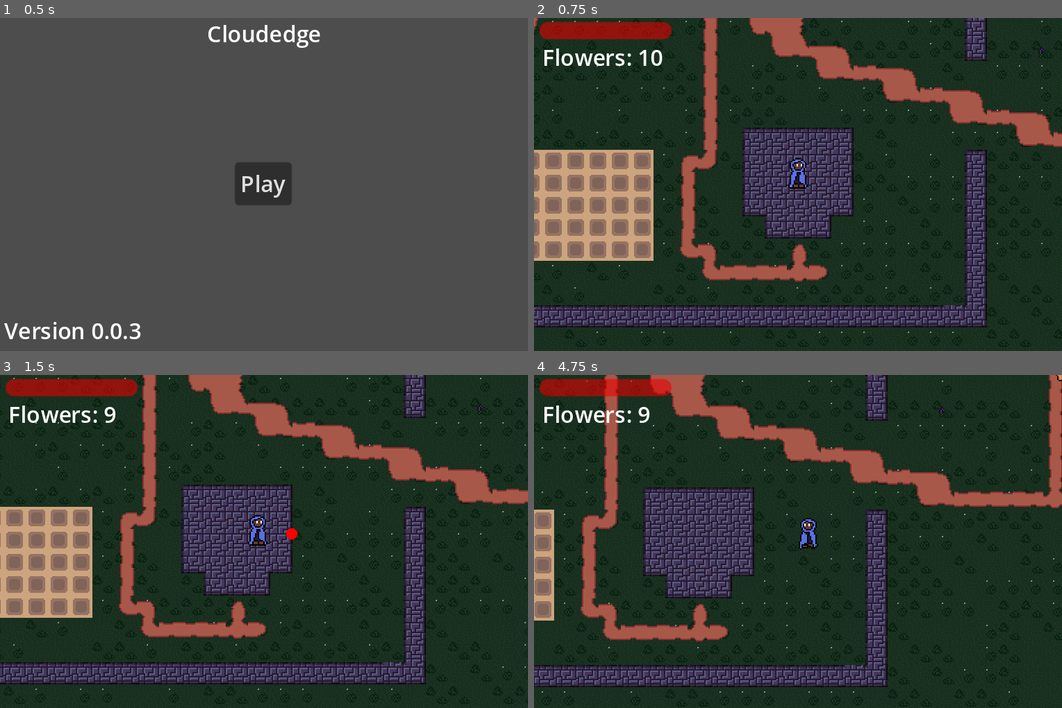
Above: before the commit, frames 1-4 (two rows, left to right).
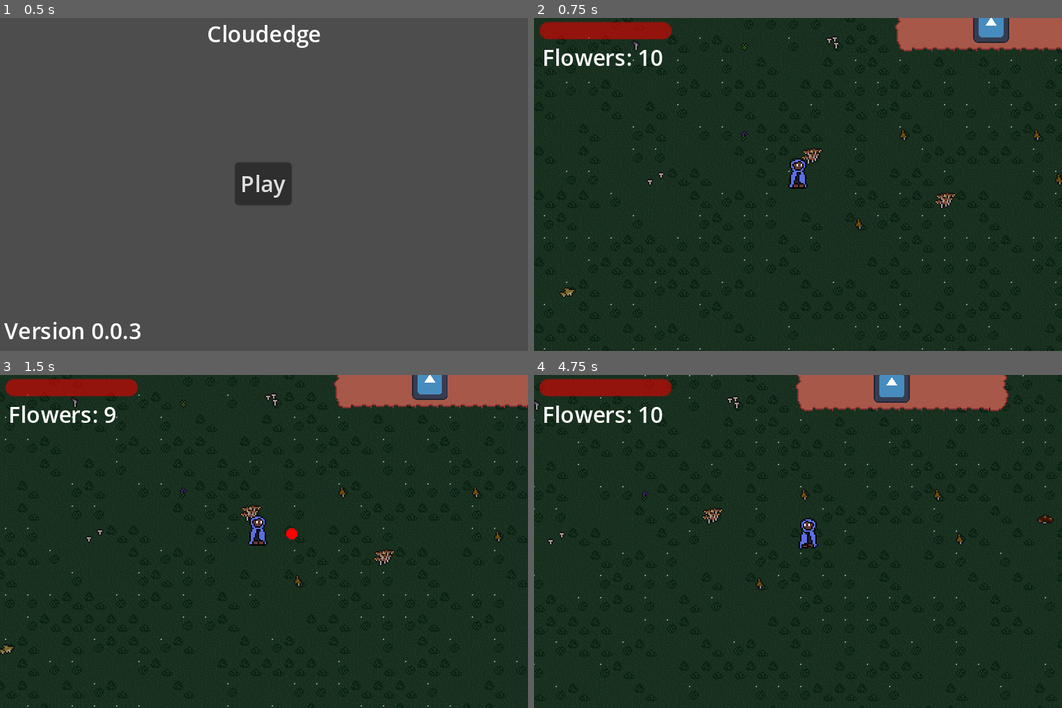
Above: after the commit, the same moments.

Repository: quellus/Mycoflora
Game: Godot game, scene res://scenes/main.tscn
Same seed, same stepped clock (60 frames per second), same inputs: the game is played once before the commit and once after it. The engine's default icon, where the game draws it, is replaced by a stand-in: a white triangle on a blue panel in a dark square.
Inputs (mouse positions are in pixels of both pictures, inside the frame that each line leads up to):
- Up to frame 1 (0.5 s): no input
- Up to frame 2 (0.75 s): click "Play" at 0.5 s
- Up to frame 3 (1.5 s): tap Enter at 1.25 s; move the mouse to (380, 524) at 1.27 s; press the mouse at (380, 524) at 1.28 s; hold D (right) from 1.28 s (still down)
- Up to frame 4 (4.75 s): move the mouse to (692, 558) at 2.02 s; release D (right) at 2.03 s; release the mouse at (692, 558) at 2.03 s; hold S (down) 2.03-2.78 s; tap E (interact) at 2.1 s; move the mouse to (850, 468) at 2.77 s; hold D (right) 2.78-3.53 s; hold Q (swap_weapons) 2.78-3.53 s; move the mouse to (771, 608) at 3.52 s; hold W (up) 3.53-4.28 s; click (771, 608) at 3.6 s; move the mouse to (956, 591) at 4.27 s; hold A (left) from 4.28 s (still down); hold E (interact) from 4.28 s (still down)

Frame 1 is identical in both runs. In frame 2, 29% of the frame differs, in the area x 0-100%, y 0-100%; in frame 3, 28%; in frame 4, 25%.

Commit message:
Made the boss more terrifying

Diff:
--- a/scenes/boss.tscn
+++ b/scenes/boss.tscn
@@ -38,7 +38,7 @@
 "times": PackedFloat32Array(0, 0.1, 0.2, 1.6, 1.7, 1.8),
 "transitions": PackedFloat32Array(1, 1, 1, 1, 1, 1),
 "update": 0,
-"values": [Vector2(0, 44), Vector2(0, 40), Vector2(0, 44), Vector2(0, 44), Vector2(0, 40), Vector2(0, 44)]
+"values": [Vector2(0, 60), Vector2(0, 56), Vector2(0, 60), Vector2(0, 60), Vector2(0, 56), Vector2(0, 60)]
 }
 
 [sub_resource type="Animation" id="Animation_nnfte"]
@@ -123,7 +123,7 @@
 states/default/node = SubResource("AnimationNodeAnimation_ag17t")
 states/default/position = Vector2(178, 91)
 transitions = ["Start", "default", SubResource("AnimationNodeStateMachineTransition_0ejy6"), "default", "attack", SubResource("AnimationNodeStateMachineTransition_fl56h"), "attack", "default", SubResource("AnimationNodeStateMachineTransition_i82v7")]
-graph_offset = Vector2(-338, -71)
+graph_offset = Vector2(-334, -36)
 
 [sub_resource type="RectangleShape2D" id="RectangleShape2D_tlu6t"]
 size = Vector2(62, 62)
@@ -216,7 +216,7 @@
 [node name="Weapon" type="Node2D" parent="."]
 
 [node name="HurtBox" type="Area2D" parent="Weapon"]
-position = Vector2(0, 44)
+position = Vector2(0, 60)
 script = ExtResource("3_rdh6f")
 
 [node name="Sprite2D" type="Sprite2D" parent="Weapon/HurtBox"]
--- a/scenes/world.tscn
+++ b/scenes/world.tscn
@@ -61,7 +61,7 @@
 [node name="World" type="Node2D" node_paths=PackedStringArray("spawn_points")]
 y_sort_enabled = true
 script = ExtResource("1_m5d1x")
-spawn_points = [NodePath("First Town/HomeSpawn"), NodePath("First Town/Castle/SpawnPoint")]
+spawn_points = [NodePath("SpawnPoint2"), NodePath("First Town/Castle/SpawnPoint")]
 
 [node name="TileMap" type="Node2D" parent="."]
 y_sort_enabled = true
--- a/scripts/boss.gd
+++ b/scripts/boss.gd
@@ -1,9 +1,9 @@
 class_name Boss extends CharacterBody2D
 
-var health = 50
+var health = 60
 var target: Node2D = null
 @export var speed_mod := 1
-const SPEED = 10
+const SPEED = 50
 
 @onready var animplayer: AnimationPlayer = $AnimationPlayer
 @onready var animtree: AnimationTree = $AnimationTree
